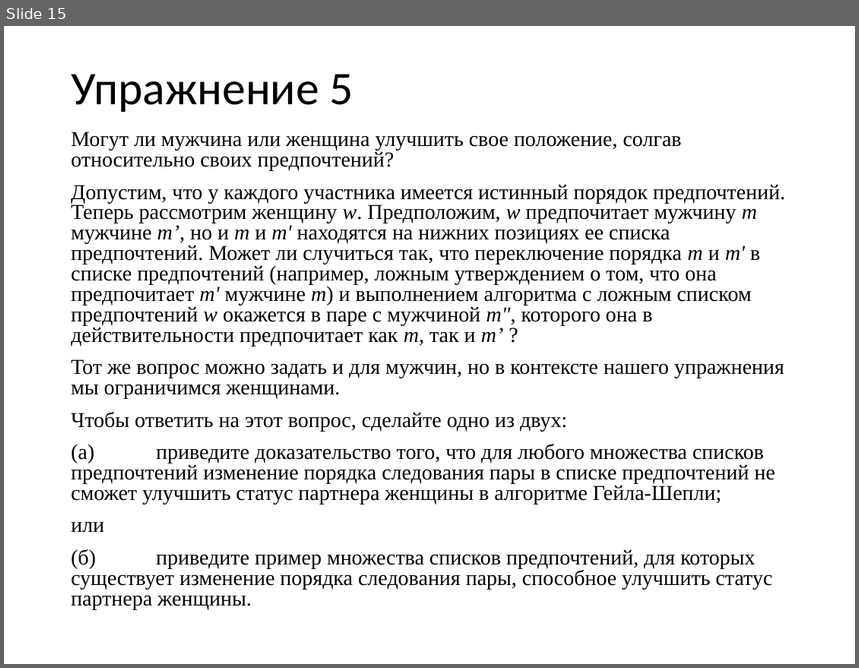
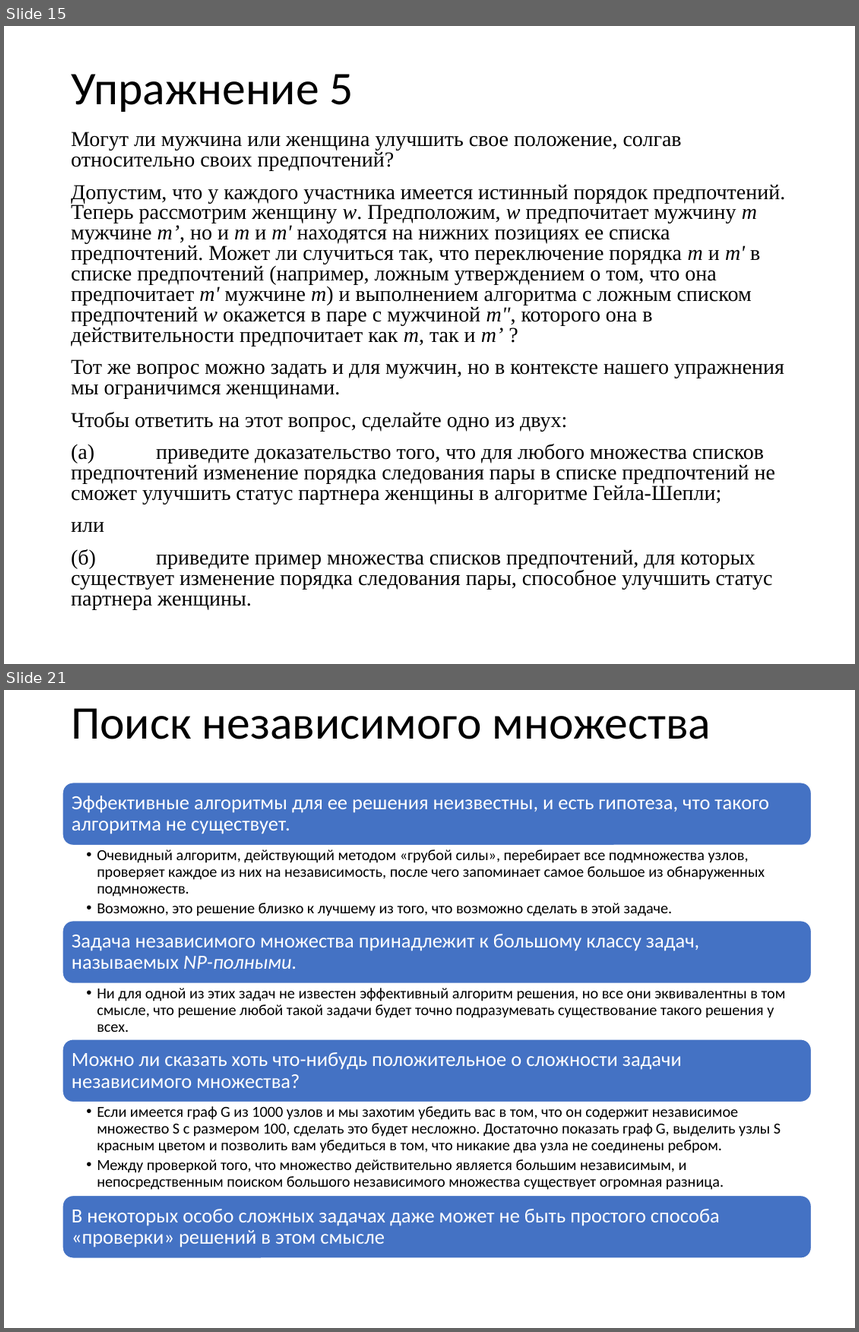
Before and after one commit to sudakov/algo-lab, a slide deck: practice.pptx. Shown one above the other, each under a label of ours: slide 15 before the commit, slides 15 and 21 after it; the slides between them are not shown. The pictures are 859x668 and 859x1332 pixels, drawn with LibreOffice and Linux fonts; fonts in the diff are those of the drawing. Boxes give left, top, right and bottom in pixels: in the first picture for what was removed or moved away, otherwise in the second. Text is boxed around its words. In the diff, an @@ line names an element or a change of style, - is before the commit and + after.

```diff
--- a/practice.pptx
+++ b/practice.pptx
@@ slide 21 added at (4, 690, 855, 1328), background #FFFFFF @@
@@ title added at (71, 708, 712, 739), 39.6 pt, text #000000 @@
+Поиск независимого множества
@@ group added at (63, 783, 812, 1258): 7 texts, 4 rounded rectangles @@
+Эффективные алгоритмы для ее решения неизвестны, и есть гипотеза, что такого алгоритма не существует.
+  • Очевидный алгоритм, действующий методом «грубой силы», перебирает все подмножества узлов, проверяет каждое из них на независимость, после чего запоминает самое большое из обнаруженных подмножеств.
+  • Возможно, это решение близко к лучшему из того, что возможно сделать в этой задаче.
+Задача независимого множества принадлежит к большому классу задач, называемых NP-полными.
+  • Ни для одной из этих задач не известен эффективный алгоритм решения, но все они эквивалентны в том смысле, что решение любой такой задачи будет точно подразумевать существование такого решения у всех.
+Можно ли сказать хоть что-нибудь положительное о сложности задачи независимого множества?
+  • Если имеется граф G из 1000 узлов и мы захотим убедить вас в том, что он содержит независимое множество S с размером 100, сделать это будет несложно. Достаточно показать граф G, выделить узлы S красным цветом и позволить вам убедиться в том, что никакие два узла не соединены ребром.
+  • Между проверкой того, что множество действительно является большим независимым, и непосредственным поиском большого независимого множества существует огромная разница.
+В некоторых особо сложных задачах даже может не быть простого способа «проверки» решений в этом смысле
```
Also in this commit, not shown: 1 slide changed, 14 other slides added, 1 other file.
